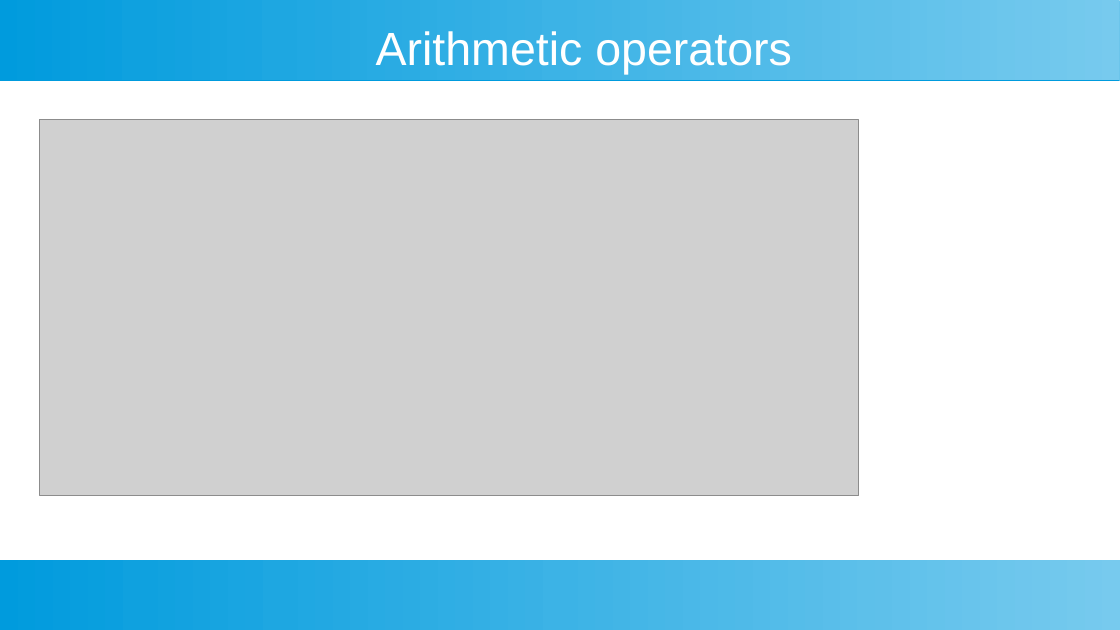
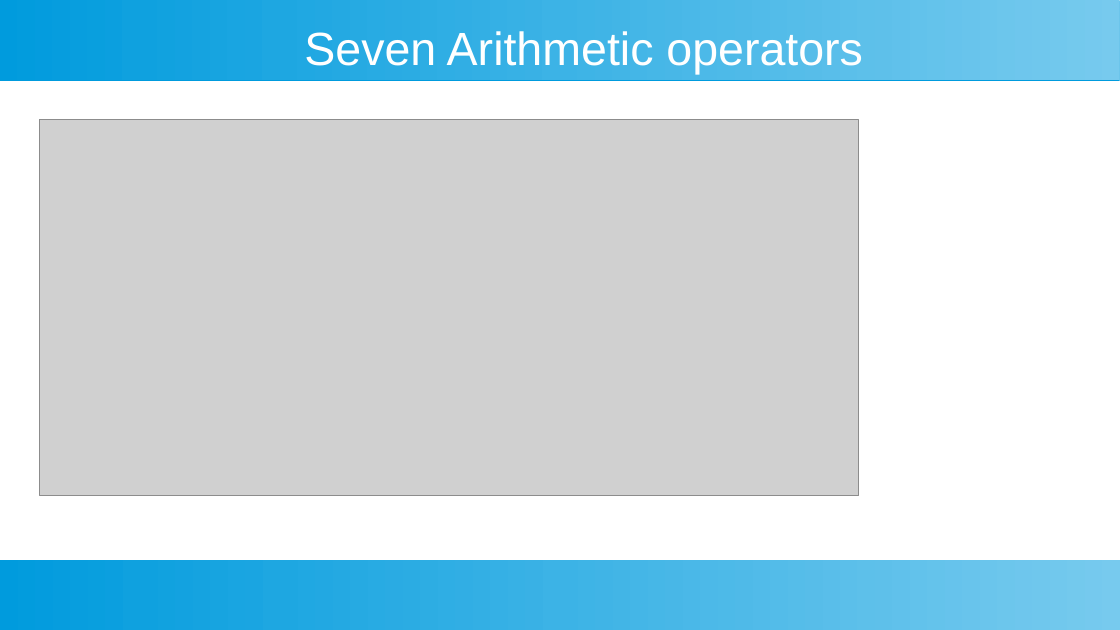
Before and after one commit to ashishjain1547/public_lessons_in_python, a slide deck: slide 3 of Ch 2 - Variable Declaration and Operators/Operators in Python.odp. Drawn at 1120x630 pixels with LibreOffice and Linux fonts; fonts in the diff are those of the drawing; grey boxes stand for pictures. Boxes give left, top, right and bottom in pixels: in the first picture for what was removed or moved away, otherwise in the second. Text is boxed around its words. In the diff, an @@ line names an element or a change of style, - is before the commit and + after.

```diff
--- a/Ch 2 - Variable Declaration and Operators/Operators in Python.odp
+++ b/Ch 2 - Variable Declaration and Operators/Operators in Python.odp
@@ title at (304,31,863,74): text changed @@
-Arithmetic operators
+Seven Arithmetic operators
```
Also in this commit, not shown: 1 other slide changed, 3 slides added, 1 slide removed, 25 other files.
